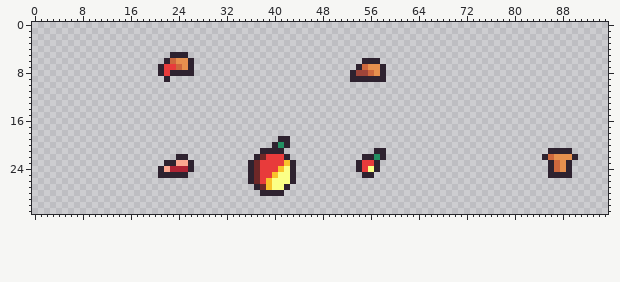
Two versions of one pixel-art file, Prototypes/prototype_CooknServe/Assets/Sprites/foods.aseprite. Above: the version before the commit.
96x32 pixels, 1 frame.
After the commit:
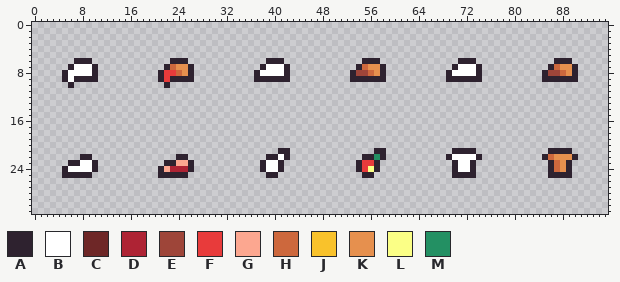
Palette (. is transparent): A #2e222f  B #ffffff  C #6e2727  D #ae2334  E #9e4539  F #e83b3b  G #fca790  H #cd683d  J #f9c22b  K #e6904e  L #fbff86  M #239063
Change:
Colour A now appears in row 6 at x 7 to 9, 39 to 41, 71 to 73 and 87 to 89; in row 7 at x 6, 10, 38, 42, 70, 74, 86 and 90; in row 8 at x 5, 10, 37, 42, 69, 74, 85 and 90; in row 9 at x 5, 7 to 10, 21, 23 to 26, 37 to 42, 69 to 74 and 85 to 90; in row 10 at x 6 and 22; in row 21 at x 42 and 70 to 73.
Colour A now appears in row 22 at x 8 to 9, 69 and 74; in row 23 at x 6 to 7, 10, 70 and 73; in row 24 at x 5, 10, 70 and 73; in row 25 at x 5 to 9 and 70 to 73.
The author changed colour F to colour A in row 7 at x 22; in row 22 at x 39 to 40; in row 23 at x 38 and 41; in row 24 at x 38; in row 25 at x 39.
The author changed colour H to colour A in row 6 at x 23.
The author changed colour J to colour A in row 24 at x 41; in row 25 at x 40.
The author changed colour K to colour A in row 6 at x 24 to 25.
Colour B now appears in row 7 at x 7 to 9, 39 to 41 and 71 to 73; in row 8 at x 6 to 9, 38 to 41 and 70 to 73; in row 9 at x 6; in row 22 at x 70 to 73; in row 23 at x 8 to 9 and 71 to 72; in row 24 at x 6 to 9 and 71 to 72.
The author changed colour F to colour B in row 22 at x 41; in rows 23 to 24 at x 39 to 40.
Colour E now appears in row 8 at x 86 to 87.
The author changed colour A to colour F in row 8 at x 23; in row 9 at x 22.
Colour H now appears in row 7 at x 87; in row 8 at x 88.
The author changed colour A to colour H in row 8 at x 24.
The author changed colour F to colour H in row 7 at x 23.
Colour K now appears in row 7 at x 88 to 89; in row 8 at x 89.
The author changed colour A to colour K in row 8 at x 25.
The author changed colour H to colour K in row 7 at x 24.
Colour A is removed in row 5 at x 23 to 25; in row 6 at x 22 and 26; in row 7 at x 21; in row 19 at x 41 to 42; in row 20 at x 40 and 42; in row 21 at x 38 to 40.
Colour A is removed in row 22 at x 37; in rows 23 to 26 at x 36 and 43; in row 27 at x 37 and 42; in row 28 at x 38 to 41.
Colour C is removed in row 22 at x 38; in rows 23 to 26 at x 37; in row 27 at x 38.
Colour F is removed in rows 25 to 26 at x 38.
Colour J is removed in row 23 at x 42; in rows 26 to 27 at x 39.
Colour L is removed in row 24 at x 42; in row 25 at x 41 to 42; in row 26 at x 40 to 42; in row 27 at x 40 to 41.
Colour M is removed in row 20 at x 41.
Pixel boxes of the changes (left, top, right, bottom) in both pictures:
changed: (158, 52, 194, 88)
added: (62, 58, 98, 88)
added: (254, 58, 290, 82)
added: (446, 58, 482, 82)
added: (542, 58, 578, 82)
changed: (248, 136, 296, 196)
added: (446, 148, 482, 178)
added: (62, 154, 98, 178)
